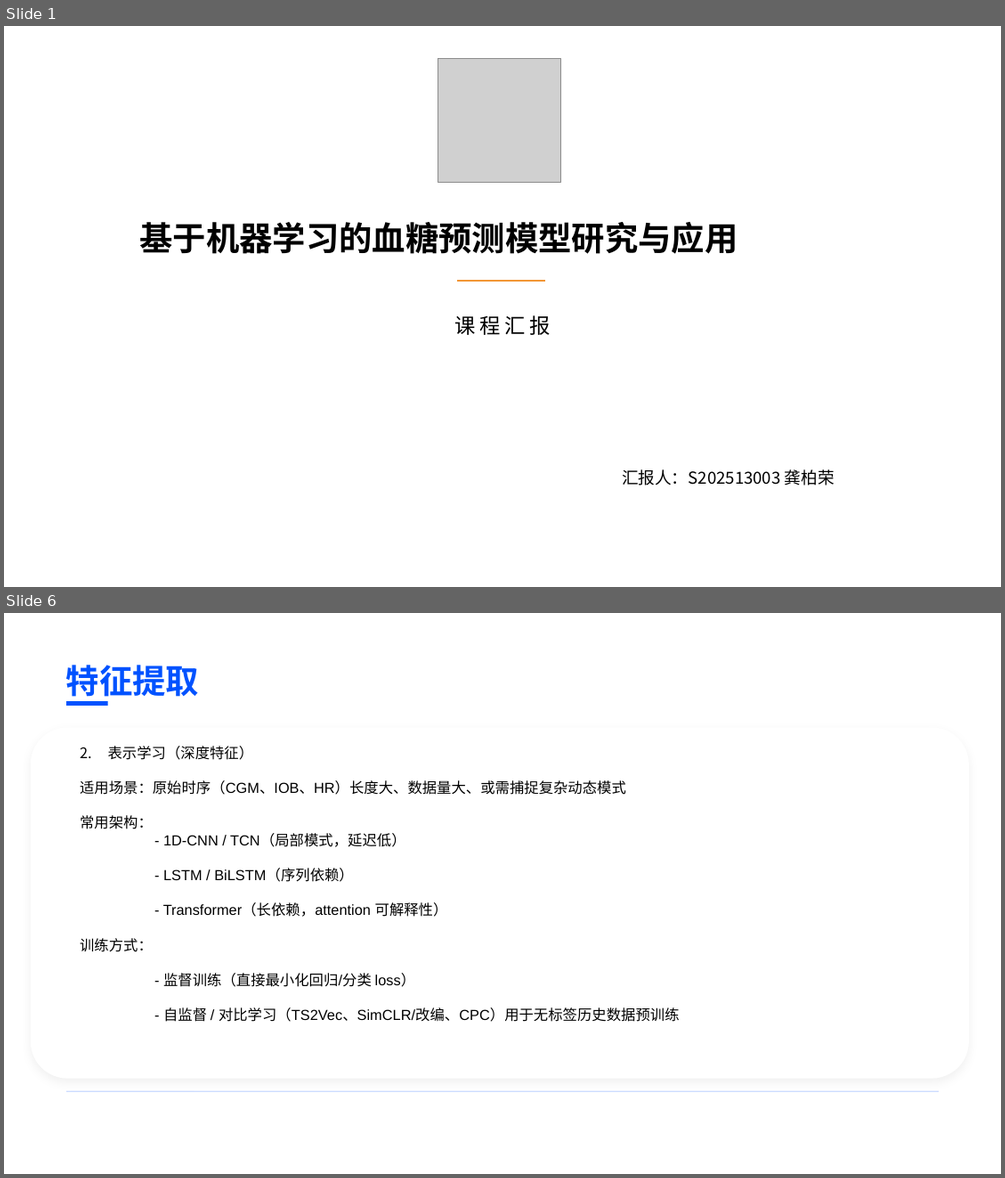
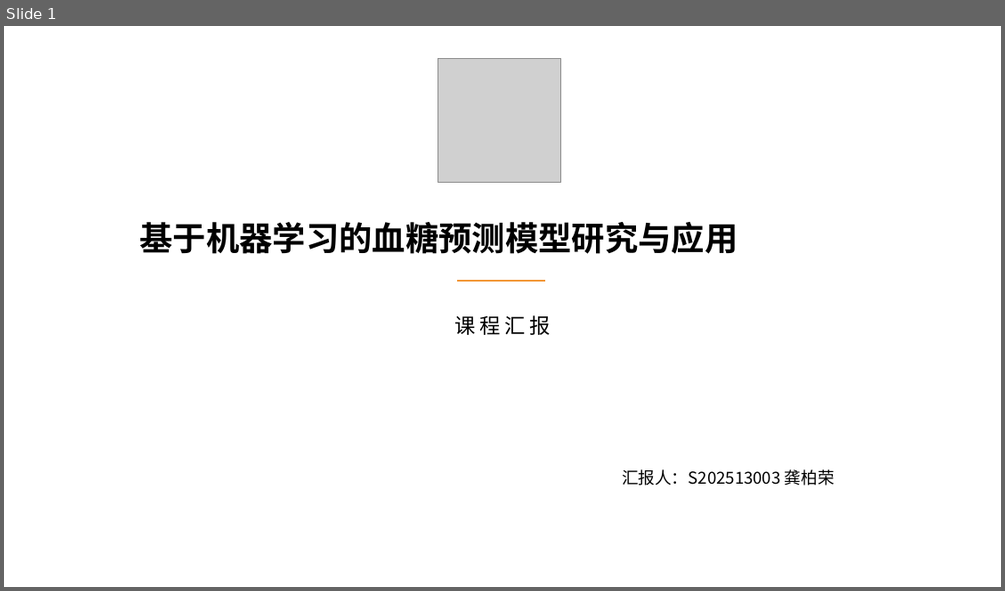
Before and after one commit to BaiRong-NUC/DiabetesAnalyzes, a slide deck: 多元统计与模式识别课程汇报.pptx. Shown one above the other, each under a label of ours: slides 1 and 6 before the commit, slide 1 after it; the slides between them are not shown. The pictures are 1005x1178 and 1005x591 pixels, drawn with LibreOffice and Linux fonts; fonts in the diff are those of the drawing; grey boxes stand for pictures; background and template pictures are left out. Boxes give left, top, right and bottom in pixels: in the first picture for what was removed or moved away, otherwise in the second. Text is boxed around its words. In the diff, an @@ line names an element or a change of style, - is before the commit and + after.

Commit message:
上传ppt 完成了数据集的介绍

```diff
--- a/多元统计与模式识别课程汇报.pptx
+++ b/多元统计与模式识别课程汇报.pptx
@@ slide 6 removed at <box>4,613,1001,1174</box>, background #FFFFFF @@
@@ text removed at <box>66,665,199,702</box> @@
-特征提取
@@ rounded rectangle removed at <box>66,701,108,706</box> @@
@@ rounded rectangle removed at <box>30,728,969,1078</box> @@
@@ text removed at <box>80,746,680,1022</box> @@
-2. 表示学习（深度特征）
-适用场景：原始时序（CGM、IOB、HR）长度大、数据量大、或需捕捉复杂动态模式
-常用架构：
-      - 1D‑CNN / TCN（局部模式，延迟低）
-      - LSTM / BiLSTM（序列依赖）
-      - Transformer（长依赖，attention 可解释性）
-训练方式：
-  - 监督训练（直接最小化回归/分类 loss）
-  - 自监督 / 对比学习（TS2Vec、SimCLR/改编、CPC）用于无标签历史数据预训练
@@ rounded rectangle removed at <box>66,1091,938,1092</box> @@
```
Also in this commit, not shown: 2 slides changed, 3 slides added, 8 other slides removed.
